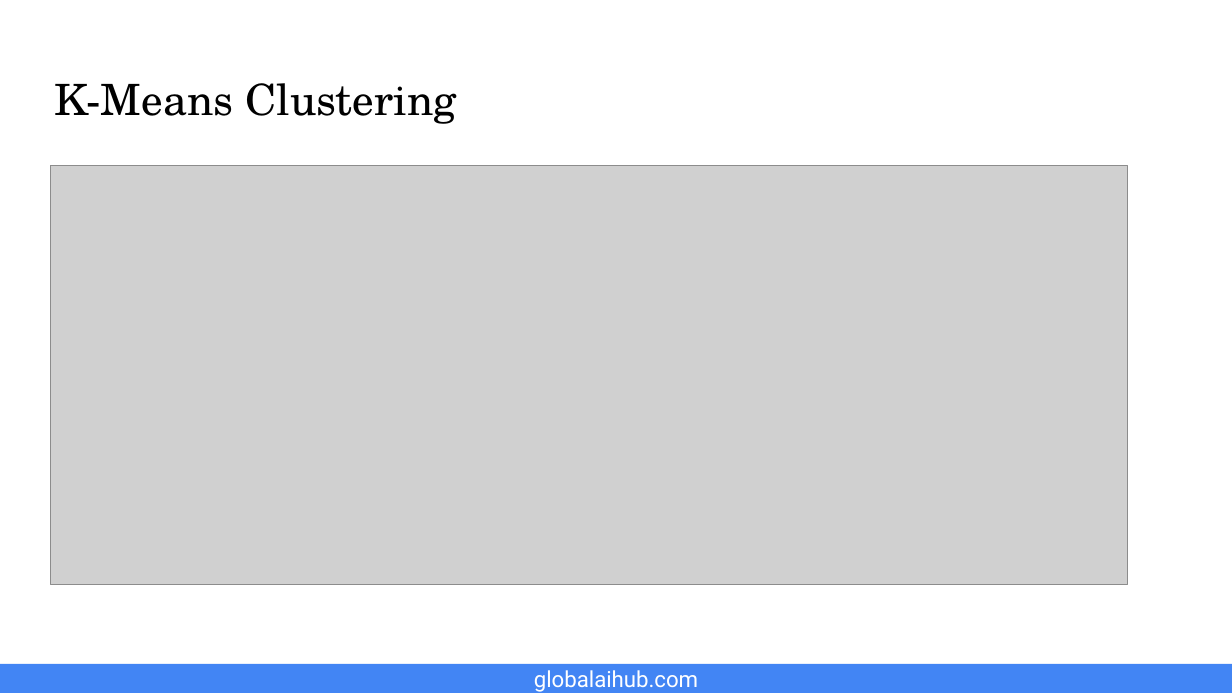
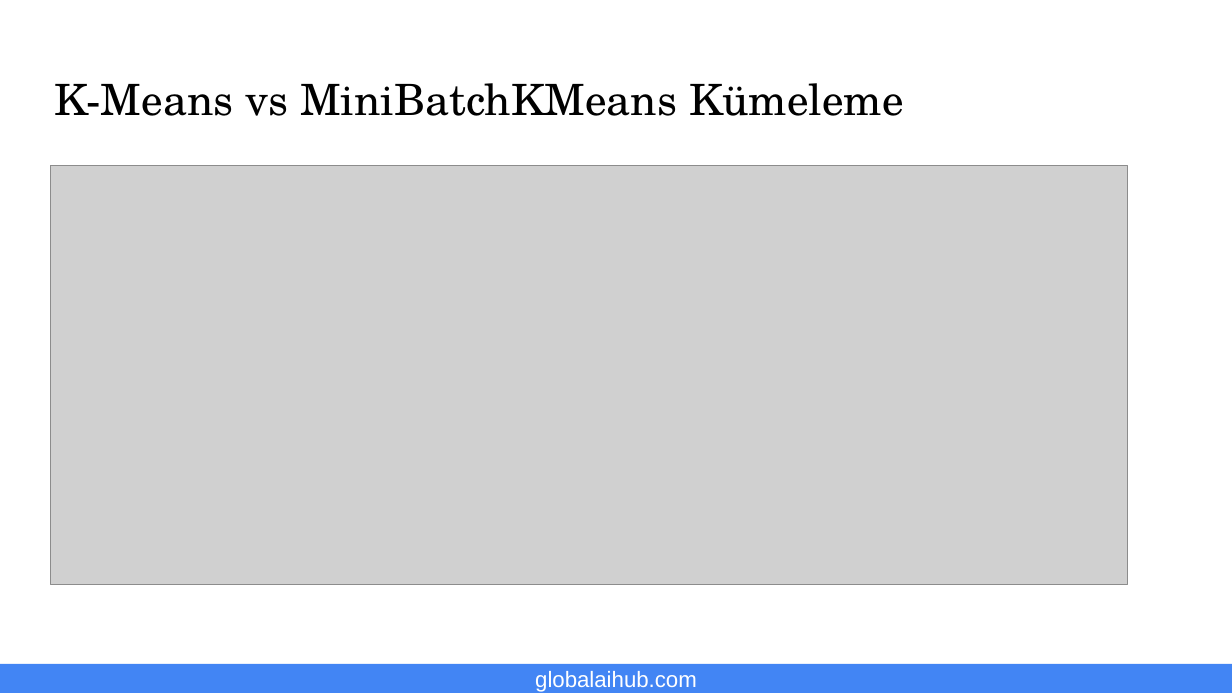
Before and after one commit to gaih/introduction-to-machine-learning, a slide deck: slide 17 of Presentations/Day 5 Presentation.pptx. Drawn at 1232x693 pixels with LibreOffice and Linux fonts; fonts in the diff are those of the drawing; grey boxes stand for pictures; background and template pictures are left out. Boxes give left, top, right and bottom in pixels: in the first picture for what was removed or moved away, otherwise in the second. Text is boxed around its words. In the diff, an @@ line names an element or a change of style, - is before the commit and + after.

```diff
--- a/Presentations/Day 5 Presentation.pptx
+++ b/Presentations/Day 5 Presentation.pptx
@@ title at box(54, 83, 904, 116): text changed @@
-K-Means Clustering
+K-Means vs MiniBatchKMeans Kümeleme
@@ text "globalaihub.com" at box(535, 671, 697, 692): font Roboto to Arial @@
```
Also in this commit, not shown: 5 other slides changed, 12 slides added, 12 slides removed, 2 other files.
